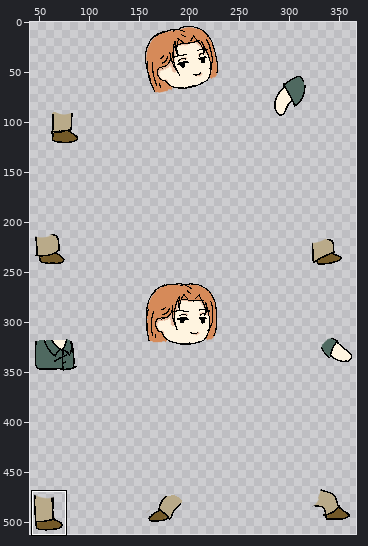
File history of a sprite sheet, assets/character/FighterBase/skins/4-watashi_tex.png. Above, an overview of the earlier version with the close-up marked.
Close-up. Before the commit:
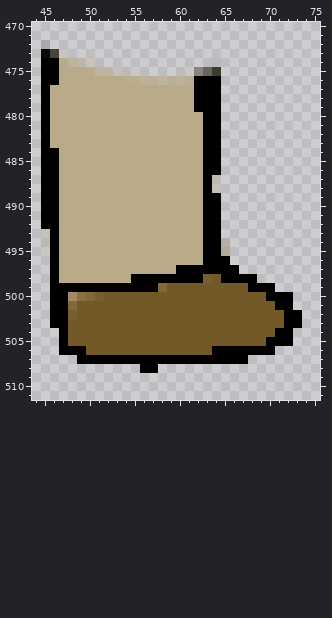
The file is 512x512 pixels. Pixels under 10% opacity are left out. Colours within 5 levels of each other are drawn and written as one. Shown: x 44..75, y 470..511. The wide view leaves out empty margins. The commit also changed other parts of the picture, which this record leaves out.
The same view after the edit:
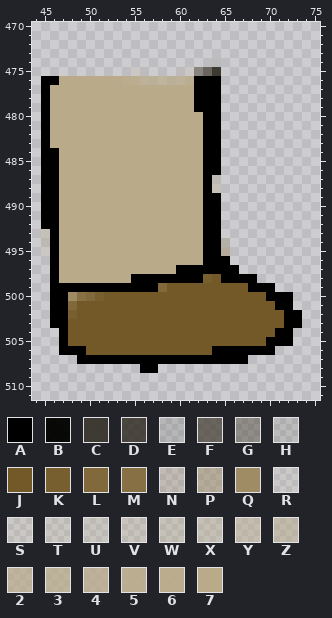
Palette (. is transparent): A #000000  B #040403f9  C #2d2921e3  D #332f26d9  E #36312826  F #403b30b5  G #4d47397a  H #58514126  J #735928  K #785f30  L #81693b  M #877044  N #99855d42  P #9c88617d  Q #9f8c65  R #b9aa8920  S #b9aa892c  T #b9aa8936  U #b9aa8940  V #b9aa8946  W #b9aa8958  X #b9aa8962  Y #b9aa8975  Z #b9aa8987  2 #b9aa89b7  3 #b9aa89bf  4 #b9aa89c7  5 #b9aa89df  6 #b9aa89f4  7 #b9aa89
The edit:
Changed rows in their new state; - is an unchanged pixel.
first column x 45:
472 .---------
473 ...-------
474 .......---
475 ..........
